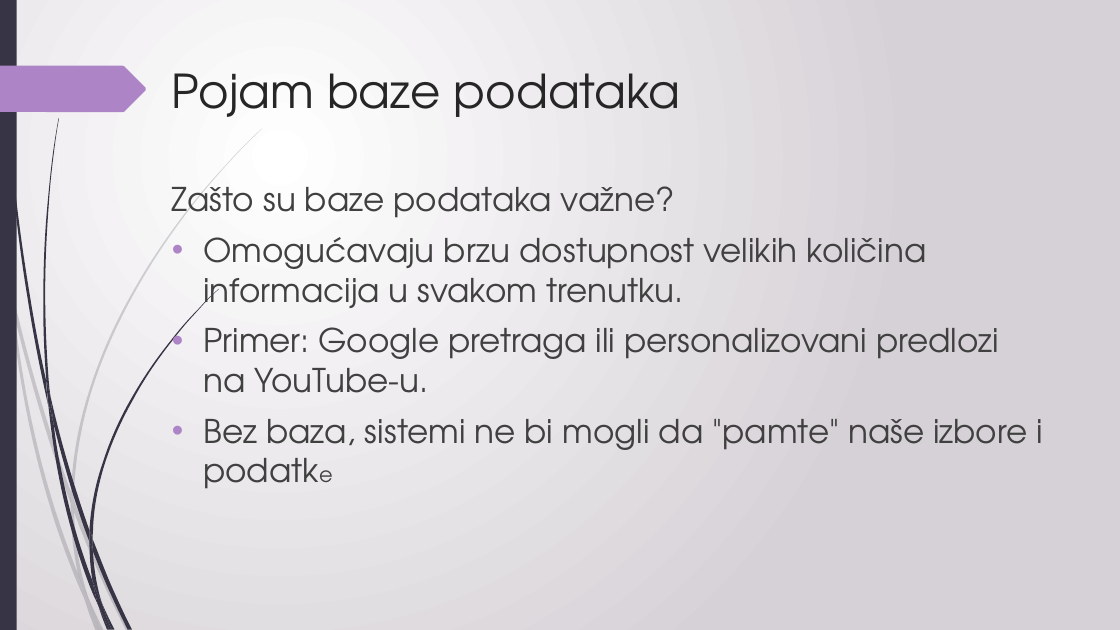
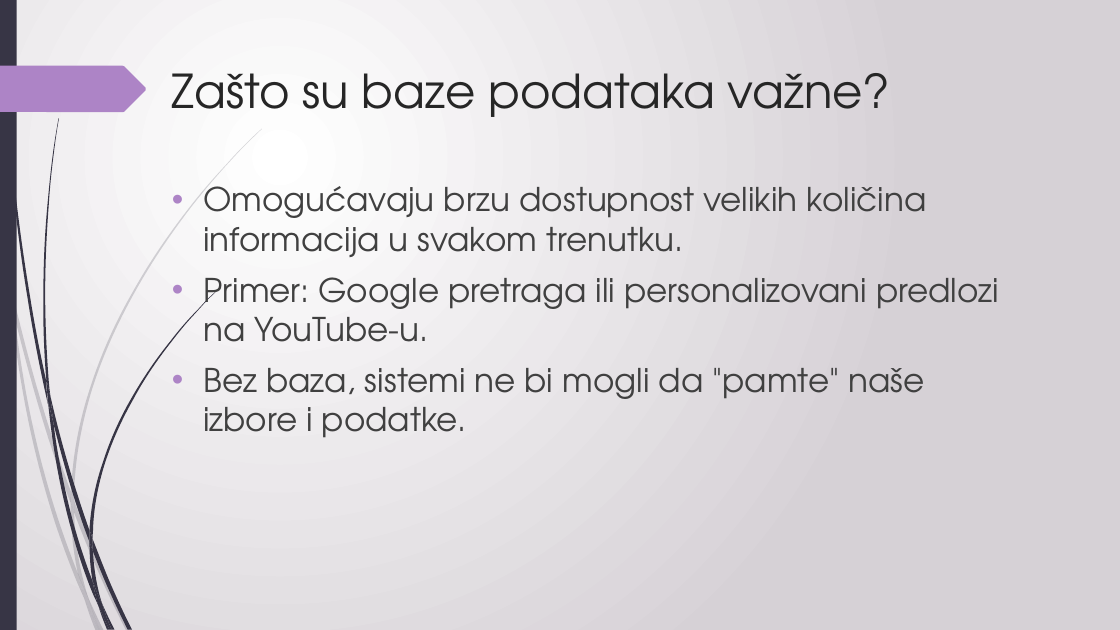
Before and after one commit to sanastojanovic/MNRI, a slide deck: slide 3 of 2025_seminarski/ml24821_Tanja_Sevic/bazePodataka.pptx. Drawn at 1120x630 pixels with LibreOffice and Linux fonts; fonts in the diff are those of the drawing. Boxes give left, top, right and bottom in pixels: in the first picture for what was removed or moved away, otherwise in the second. Text is boxed around its words. In the diff, an @@ line names an element or a change of style, - is before the commit and + after.

```diff
--- a/2025_seminarski/ml24821_Tanja_Sevic/bazePodataka.pptx
+++ b/2025_seminarski/ml24821_Tanja_Sevic/bazePodataka.pptx
@@ title at (172,73,891,117): text changed @@
-Pojam baze podataka
+Zašto su baze podataka važne?
@@ text at (172,186,675,227): paragraph removed @@
-Zašto su baze podataka važne?
@@ text at (203,368,924,438): text changed @@
-• Bez baza, sistemi ne bi mogli da "pamte" naše izbore i podatke
+• Bez baza, sistemi ne bi mogli da "pamte" naše izbore i podatke.
```
Also in this commit, not shown: 18 other slides changed.
